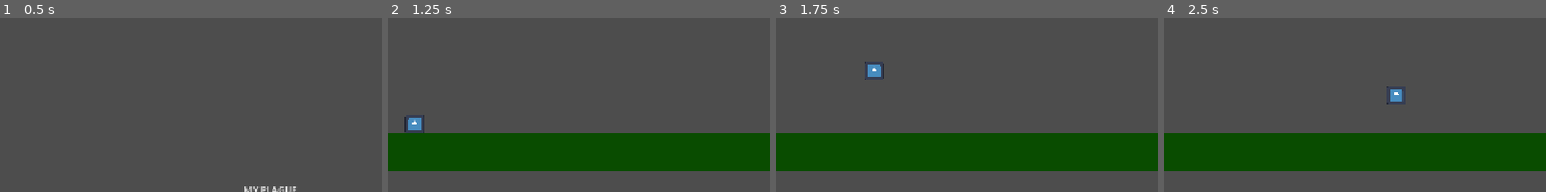
Above: before the commit, frames 1-4 (left to right).
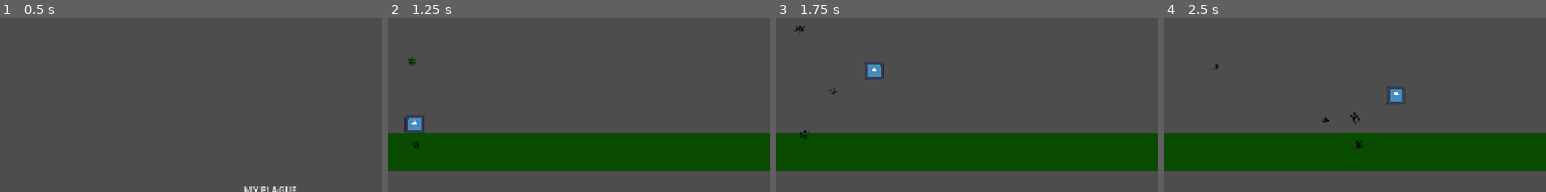
Above: after the commit, the same moments.

Repository: jpbmoura/gmtk-gamejam
Game: Godot game, scene res://scenes/menu/main_menu.tscn
Two runs of this game, one before a commit and one after it. Both use one fixed random seed, a clock stepped at 60 frames per second and the inputs below. The engine's default icon, where the game draws it, is replaced by a stand-in: a white triangle on a blue panel in a dark square.
Inputs:
- Up to frame 1 (0.5 s): no input
- Up to frame 2 (1.25 s): click "Start" at 0.5 s
- Up to frame 3 (1.75 s): tap Enter (ui_accept) at 1.25, 1.52 s; hold Right (ui_right) from 1.28 s (still down)
- Up to frame 4 (2.5 s): keep holding Right (ui_right); tap Enter (ui_accept) at 2.27 s
The pictures show only the part of the screen within x 15-65%, y 0-50%; the shares and areas given below are measured in that part.

Frame 1 is identical in both runs. In frame 2, 0.1% of the frame differs, in the area x 5-9%, y 22-75%; in frame 3, 0.1%; in frame 4, 0.2%, in the area x 12-53%, y 26-75%.

Commit message:
feat: poison particles

Diff:
--- a/scenes/levels/level_1.tscn
+++ b/scenes/levels/level_1.tscn
@@ -5,6 +5,7 @@
 [ext_resource type="Script" uid="uid://bxowh1g00b0lj" path="res://scenes/player/player.gd" id="2_x42e6"]
 [ext_resource type="Texture2D" uid="uid://byaakvrxlx1jm" path="res://icon.svg" id="3_6761a"]
 [ext_resource type="Script" uid="uid://3clmk6063l62" path="res://scenes/levels/killzone.gd" id="4_x42e6"]
+[ext_resource type="Texture2D" uid="uid://c3uo55barugsl" path="res://assets/poison.png" id="6_sk5k4"]
 
 [sub_resource type="RectangleShape2D" id="RectangleShape2D_kiblc"]
 size = Vector2(64, 288)
@@ -14,6 +15,11 @@
 
 [sub_resource type="RectangleShape2D" id="RectangleShape2D_fw547"]
 size = Vector2(32, 32)
+
+[sub_resource type="Curve" id="Curve_sk5k4"]
+_limits = [-1.0, 1.0, 0.0, 2.0]
+_data = [Vector2(0, -1), 0.0, 0.0, 0, 0, Vector2(0.96808517, 0.9775281), 0.0, 0.0, 0, 0, Vector2(1.9468086, -0.9101125), 0.0, 0.0, 0, 0]
+point_count = 3
 
 [node name="Level1" type="Node2D" unique_id=2117434212 node_paths=PackedStringArray("spawn", "player")]
 script = ExtResource("1_6761a")
@@ -68,3 +74,26 @@
 [node name="CollisionShape2D" type="CollisionShape2D" parent="Player" unique_id=727390925]
 position = Vector2(112, -80)
 shape = SubResource("RectangleShape2D_fw547")
+
+[node name="CPUParticles2D" type="CPUParticles2D" parent="Player/CollisionShape2D" unique_id=855651056]
+modulate = Color(0, 0.7695679, 0.16358232, 1)
+self_modulate = Color(0, 0.40784314, 0.1882353, 1)
+oversampling_with_scale = 1
+amount = 4
+texture = ExtResource("6_sk5k4")
+lifetime = 2.0
+lifetime_randomness = 0.5
+emission_shape = 1
+emission_sphere_radius = 36.33
+gravity = Vector2(0, -100)
+angular_velocity_min = 57.03
+angular_velocity_max = 142.57
+radial_accel_min = 20.0
+radial_accel_max = 20.0
+angle_max = 399.2
+scale_amount_min = 0.3
+scale_amount_max = 0.5
+color = Color(3.946722e-06, 0.80765486, 0.28803572, 1)
+hue_variation_min = 0.5
+hue_variation_max = 1.0
+hue_variation_curve = SubResource("Curve_sk5k4")
Binary file added: assets/poison.png
Not shown, added: assets/poison.png.import
